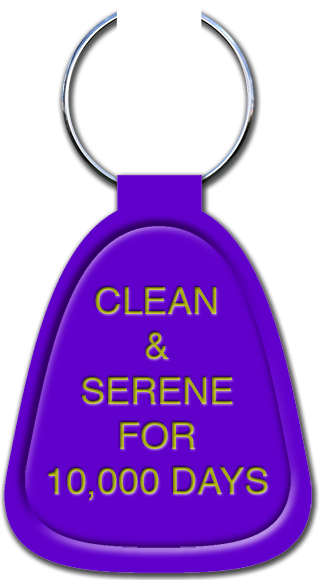
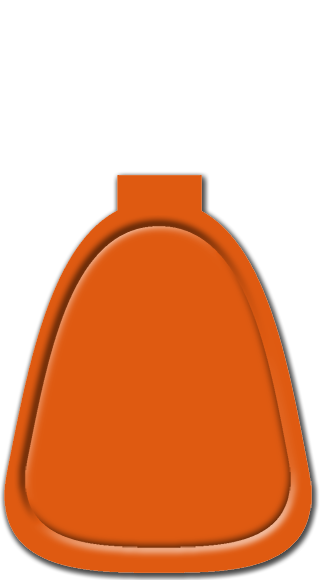
Comparing the layer stacks of the two 320×580 images. Changes:
renamed "13_Purple" to "15_Purple", hid it over [48, 287, 268, 500]
added layer "15_DarkOrange" in group "Colors" over [4, 175, 312, 573]
hid "11_Purple" (4th of 4, in "Fob Body" › "Colors") over [4, 175, 312, 573]
hid group "Ring" (1 layers) over [61, 12, 255, 187]
